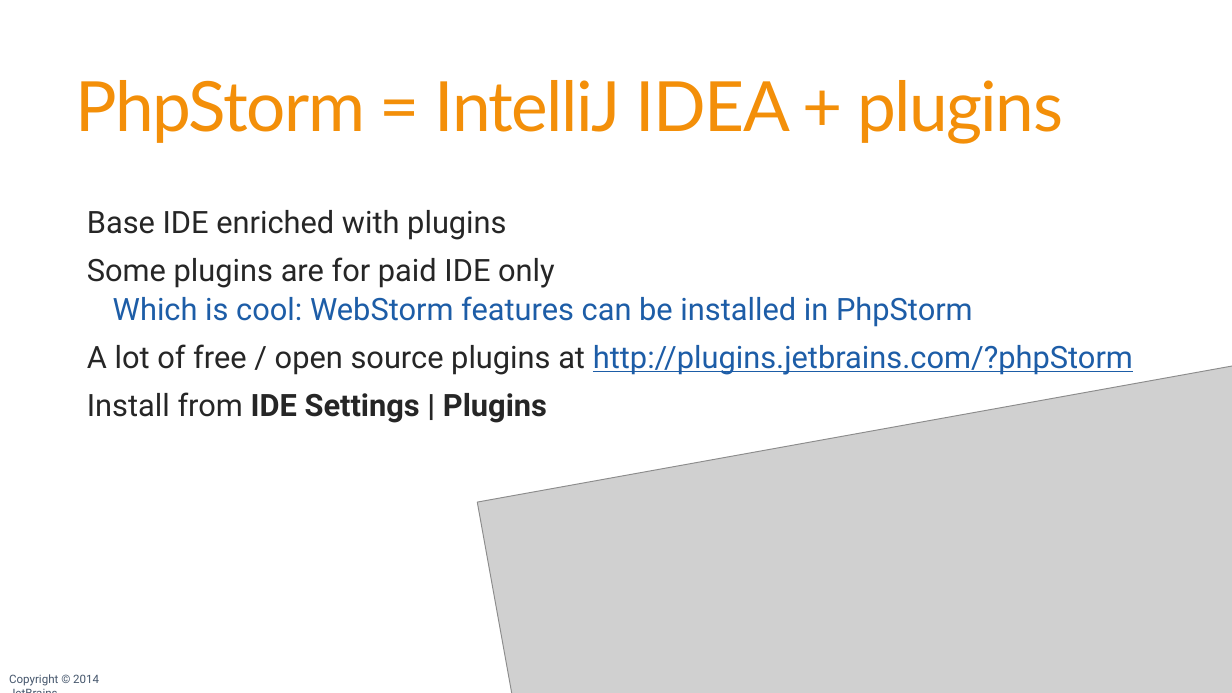
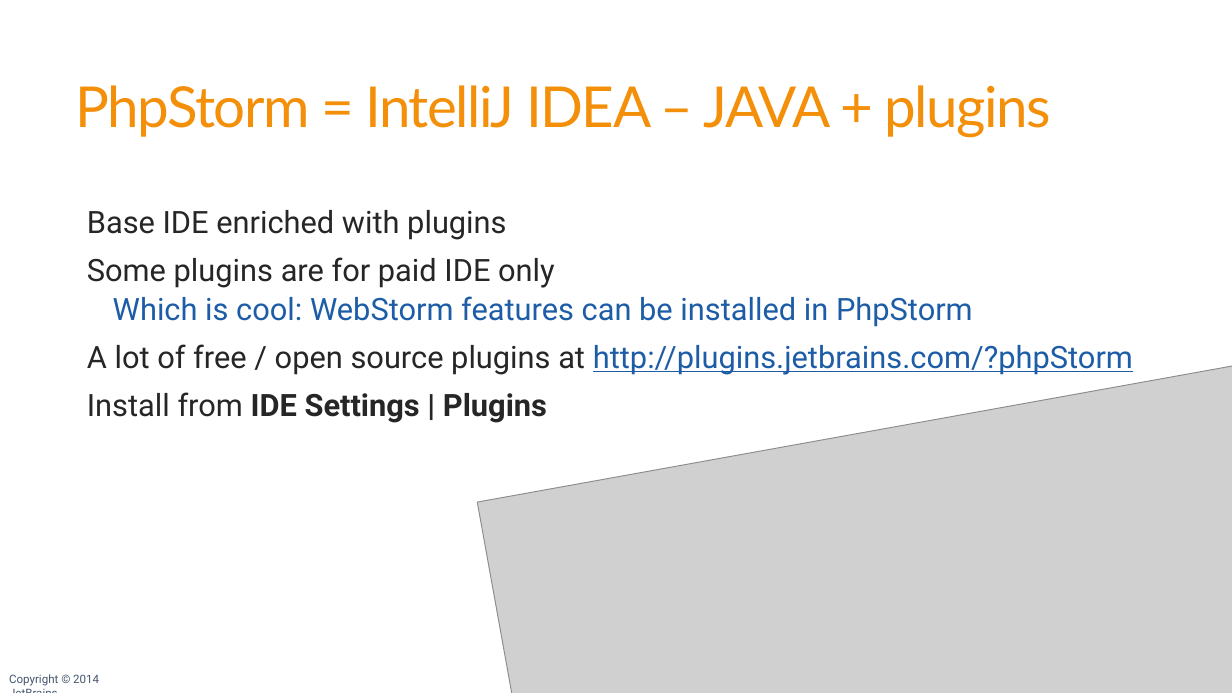
Before and after one commit to JetBrains/phpstorm-workshop, a slide deck: slide 129 of PhpStorm Workshop.pptx (slide 126 before the commit). Drawn at 1232x693 pixels with LibreOffice and Linux fonts; fonts in the diff are those of the drawing; grey boxes stand for pictures; background and template pictures are left out. Boxes give left, top, right and bottom in pixels: in the first picture for what was removed or moved away, otherwise in the second. Text is boxed around its words. In the diff, an @@ line names an element or a change of style, - is before the commit and + after.

```diff
--- a/PhpStorm Workshop.pptx
+++ b/PhpStorm Workshop.pptx
@@ title at (x1=76, y1=85, x2=1051, y2=138): text changed; size 54 to 44 pt @@
-PhpStorm = IntelliJ IDEA + plugins
+PhpStorm = IntelliJ IDEA – JAVA + plugins
```
Also in this commit, not shown: 14 other slides changed, 5 slides added, 2 slides removed, 1 other file.
